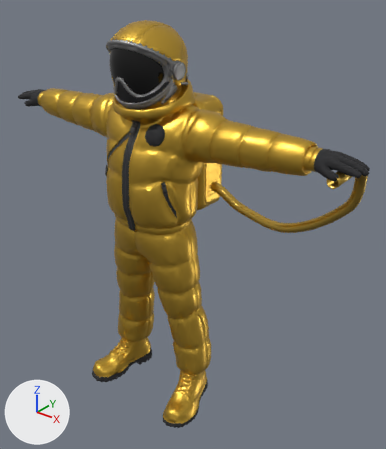
The glTF model public/assets/models/astronaut.glb as it was, and as the next commit left it.
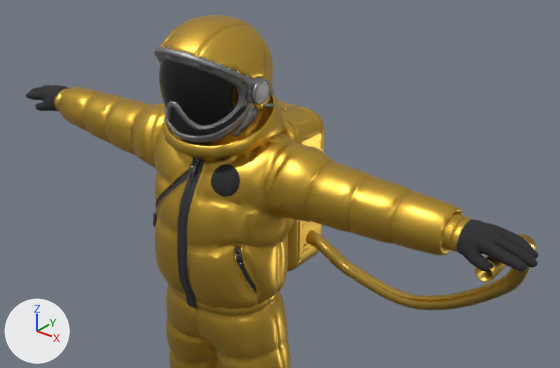
There are two pictures of each version: one whole from a 50 mm camera at (1.6, -1.68, 2.08) aimed at (0.12, 0.17, 0.93), one close up from a 50 mm camera at (1.49, -1.55, 2.41) aimed at (0.02, 0.3, 1.26). The lights are fixed; the arrows at lower left show +X, +Y and +Z. The first two pictures are the older version. Vertices at exactly the same position are counted once.

Before the edit, the objects in view are built like this:
```python
mat_m_metal_grey = principled_material('M_Metal_Grey')
mat_m_metal_grey.base_color = (0.294, 0.294, 0.294)  # grey #949494
mat_m_metal_grey.metallic = 1.0
mat_m_suit_gold = principled_material('M_Suit_Gold')
mat_m_suit_gold.base_color = (0.694, 0.434, 0.0612)  # yellow #d9b046
mat_m_suit_gold.metallic = 1.0
mat_m_suit_gold.roughness = 0.4
me_hose = bpy.data.meshes.new('hose')
me_hose.from_pydata(...)  # 3296 vertices, 6574 faces; spans x 0.165..0.912, y -0.006..0.378, z 0.947..1.422
me_hose.materials.append(mat_m_hose_gold)  # yellow #ddb655
me_new_backpack = bpy.data.meshes.new('NEW_backpack')
me_new_backpack.from_pydata(...)  # 3412 vertices, 5876 faces; spans x -0.146..0.167, y 0.177..0.385, z 0.997..1.551
# faces by material slot: [5624, 252]
me_new_backpack.materials.append(mat_m_suit_gold)  # yellow #d9b046
me_new_backpack.materials.append(mat_m_backpack_glass)  # pale blue #cedde5
me_new_body = bpy.data.meshes.new('NEW_body')
me_new_body.from_pydata(...)  # 16294 vertices, 30201 faces; spans x -0.99..0.99, y -0.22..0.22, z -0.01..1.88
# faces by material slot: [20590, 5386, 3163, 191, 337, 534]
me_new_body.materials.append(mat_m_suit_gold)  # yellow #d9b046
me_new_body.materials.append(mat_m_glove_black)  # black #272729
me_new_body.materials.append(mat_m_metal_grey)  # grey #949494
me_new_body.materials.append(mat_m_visor_black)  # black #000000
me_new_body.materials.append(mat_m_zip_black)  # black #2c2c2d
me_new_body.materials.append(mat_m_zip_pull)  # dark grey #6c6c6c
ob_astronaut_body = bpy.data.objects.new('astronaut_body', me_new_body)
ob_astronaut_body.location = (0.0, 0.0, 0.0)
ob_backpack = bpy.data.objects.new('backpack', me_new_backpack)
ob_backpack.location = (0.0, 0.0, 0.0)
ob_hose = bpy.data.objects.new('hose', me_hose)
ob_hose.location = (0.0, 0.0, 0.0)
```
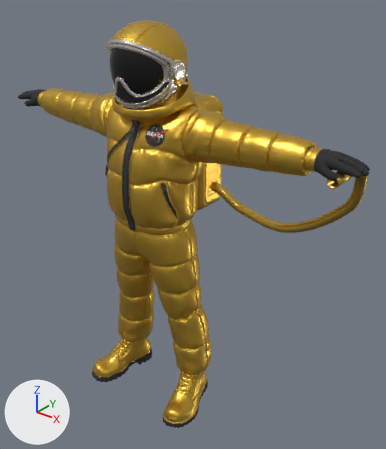
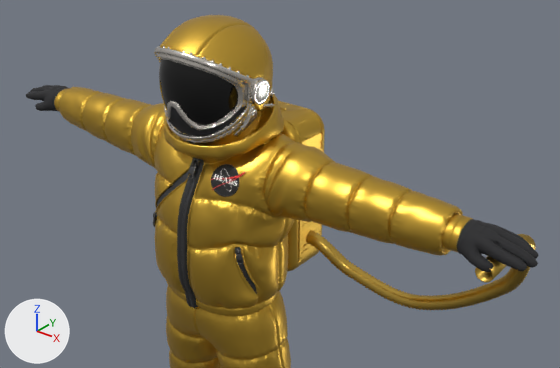
What differs and where, as boxes (x1, y1, x2, y2) in the close-ups (560 x 368 px):
'astronaut_body', surface changed, reshaped: (26, 15, 539, 368) in both
part 1 of me_new_body, cut back: before (212, 164, 239, 197); after (210, 164, 246, 197)

Diff of the bpy script that builds the scene:
```diff
--- a/public/assets/models/astronaut.glb.py
+++ b/public/assets/models/astronaut.glb.py
@@ img_parche_heads @@
+img_parche_heads = load_image('parche_heads', '_unpacked/parche_heads', 512, 512, 'sRGB')
@@ img_astronaut_normal @@
+img_astronaut_normal = load_image('astronaut_normal', '_unpacked/astronaut_normal', 2048, 2048, 'Non-Color')
@@ mat_m_suit_gold @@
 n0 = _N.new('ShaderNodeBsdfPrincipled'); n0.name = 'Principled BSDF'
 n1 = _N.new('ShaderNodeOutputMaterial'); n1.name = 'Material Output'
+n2 = _N.new('ShaderNodeNormalMap'); n2.name = 'Normal Map'
+n2.uv_map = 'UVMap'
+n3 = _N.new('ShaderNodeTexImage'); n3.name = 'Image Texture'
+n3.image = img_astronaut_normal
+n3.extension = 'EXTEND'
 _L.new(n0.outputs[0], n1.inputs[0])  # 'BSDF' to 'Surface'
+_L.new(n2.outputs[0], n0.inputs[5])  # 'Normal' to 'Normal'
+_L.new(n3.outputs[0], n2.inputs[1])  # 'Color' to 'Color'
@@ mat_m_metal_grey @@
 n0 = _N.new('ShaderNodeBsdfPrincipled'); n0.name = 'Principled BSDF'
-n0.inputs[0].default_value = (0.294, 0.294, 0.294, 1.0)  # 'Base Color', grey #949494
+n0.inputs[0].default_value = (0.72, 0.68, 0.62, 1.0)  # 'Base Color', light grey #ddd7ce
 n0.inputs[1].default_value = 1.0  # 'Metallic'
+n0.inputs[2].default_value = 0.24  # 'Roughness'
 n1 = _N.new('ShaderNodeOutputMaterial'); n1.name = 'Material Output'
+n2 = _N.new('ShaderNodeNormalMap'); n2.name = 'Normal Map'
+n2.uv_map = 'UVMap'
+n3 = _N.new('ShaderNodeTexImage'); n3.name = 'Image Texture'
+n3.image = img_astronaut_normal
+n3.extension = 'EXTEND'
 _L.new(n0.outputs[0], n1.inputs[0])  # 'BSDF' to 'Surface'
+_L.new(n2.outputs[0], n0.inputs[5])  # 'Normal' to 'Normal'
+_L.new(n3.outputs[0], n2.inputs[1])  # 'Color' to 'Color'
@@ mat_m_patch @@
+mat_m_patch = bpy.data.materials.new('M_Patch')
+# uses the picture img_parche_heads
@@ me_new_body @@
 # used by ob_astronaut_body; location = (0.0, 0.0, 0.0)
-me_new_body.from_pydata(...)  # 16294 vertices, 30201 faces; spans x -0.99..0.99, y -0.22..0.22, z -0.01..1.88
+me_new_body.from_pydata(...)  # 16578 vertices, 30743 faces; spans x -0.99..0.99, y -0.22..0.22, z -0.01..1.88
+# me_new_body part 1: 9 vertices moved within x 0.08..0.16, y -0.1..-0.06, z 1.4..1.49; 5 vertices removed from x 0.09..0.16, y -0.09..-0.07, z 1.41..1.48; 289 vertices added at x 0.06..0.18, y -0.1..-0.05, z 1.4..1.49
 me_new_body.materials.append(mat_m_suit_gold)
@@ me_new_body @@
 me_new_body.materials.append(mat_m_zip_pull)
+me_new_body.materials.append(mat_m_patch)
```
